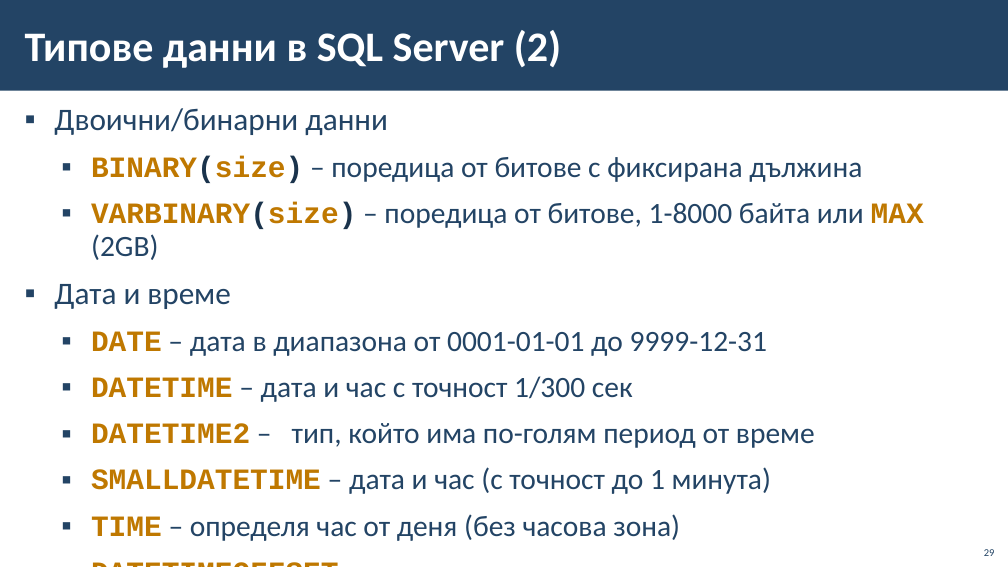
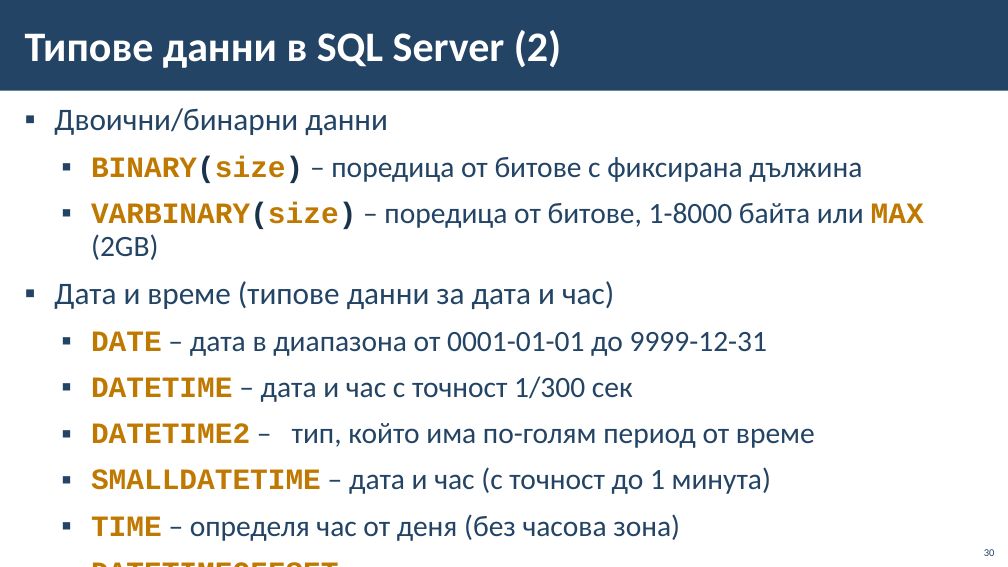
Before and after one commit to BG-IT-Edu/School-Programming, a slide deck: slide 30 of Courses/Software-Sciences/Module-3-Databases-New/02-DBMS/02-DBMS.pptx (slide 29 before the commit). Drawn at 1008x567 pixels with LibreOffice and Linux fonts; fonts in the diff are those of the drawing; background and template pictures are left out. Boxes give left, top, right and bottom in pixels: in the first picture for what was removed or moved away, otherwise in the second. Text is boxed around its words. In the diff, an @@ line names an element or a change of style, - is before the commit and + after.

```diff
--- a/Courses/Software-Sciences/Module-3-Databases-New/02-DBMS/02-DBMS.pptx
+++ b/Courses/Software-Sciences/Module-3-Databases-New/02-DBMS/02-DBMS.pptx
@@ text at <box>54,281,614,309</box>: text changed @@
-▪ Дата и време
+▪ Дата и време (типове данни за дата и час)
@@ page number at <box>984,549,995,556</box>: text changed @@
-29
+30
```
Also in this commit, not shown: 1 other slide changed, 1 slide added.
